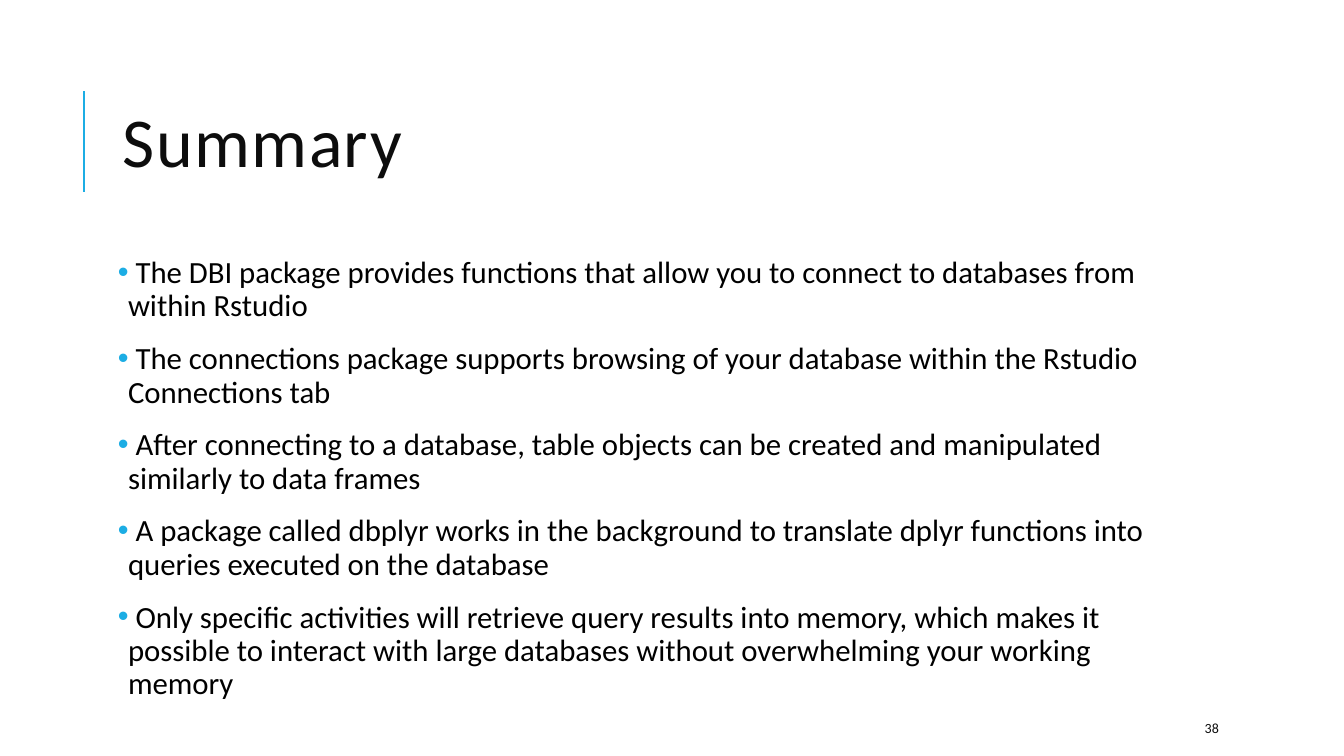
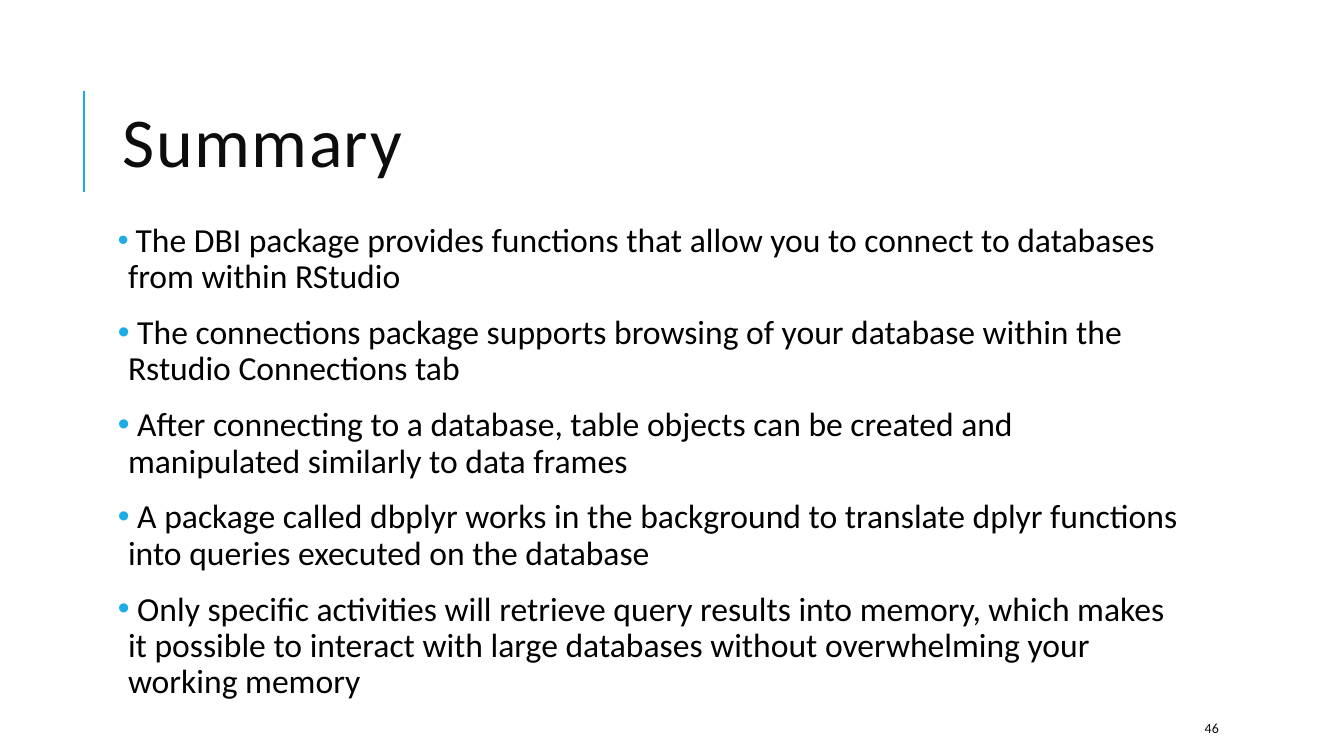
Before and after one commit to amromeo/api_r_int_db_24, a slide deck: slide 46 of presentations/02 - Databases with R.pptx (slide 38 before the commit). Drawn at 1344x756 pixels with LibreOffice and Linux fonts; fonts in the diff are those of the drawing. Boxes give left, top, right and bottom in pixels: in the first picture for what was removed or moved away, otherwise in the second. Text is boxed around its words. In the diff, an @@ line names an element or a change of style, - is before the commit and + after.

```diff
--- a/presentations/02 - Databases with R.pptx
+++ b/presentations/02 - Databases with R.pptx
@@ text "The DBI package provides functions ..." moved from (x1=128, y1=261, x2=1143, y2=699) to (x1=128, y1=228, x2=1177, y2=699) @@
@@ text at (x1=128, y1=228, x2=1154, y2=289): text changed; size 22 to 24 pt @@
-• The DBI package provides functions that allow you to connect to databases from within Rstudio
+• The DBI package provides functions that allow you to connect to databases from within RStudio
@@ text at (x1=128, y1=320, x2=1177, y2=699): size 22 to 24 pt in "The connections package supports browsing of your ...", "After connecting to a database, table objects ...", "A package called dbplyr works in the ...", "Only specific activities will retrieve query results ..." @@
@@ page number at (x1=1205, y1=723, x2=1219, y2=733): text changed @@
-38
+46
```
Also in this commit, not shown: 2 other slides changed, 9 slides added, 1 slide removed, 1 other file.
